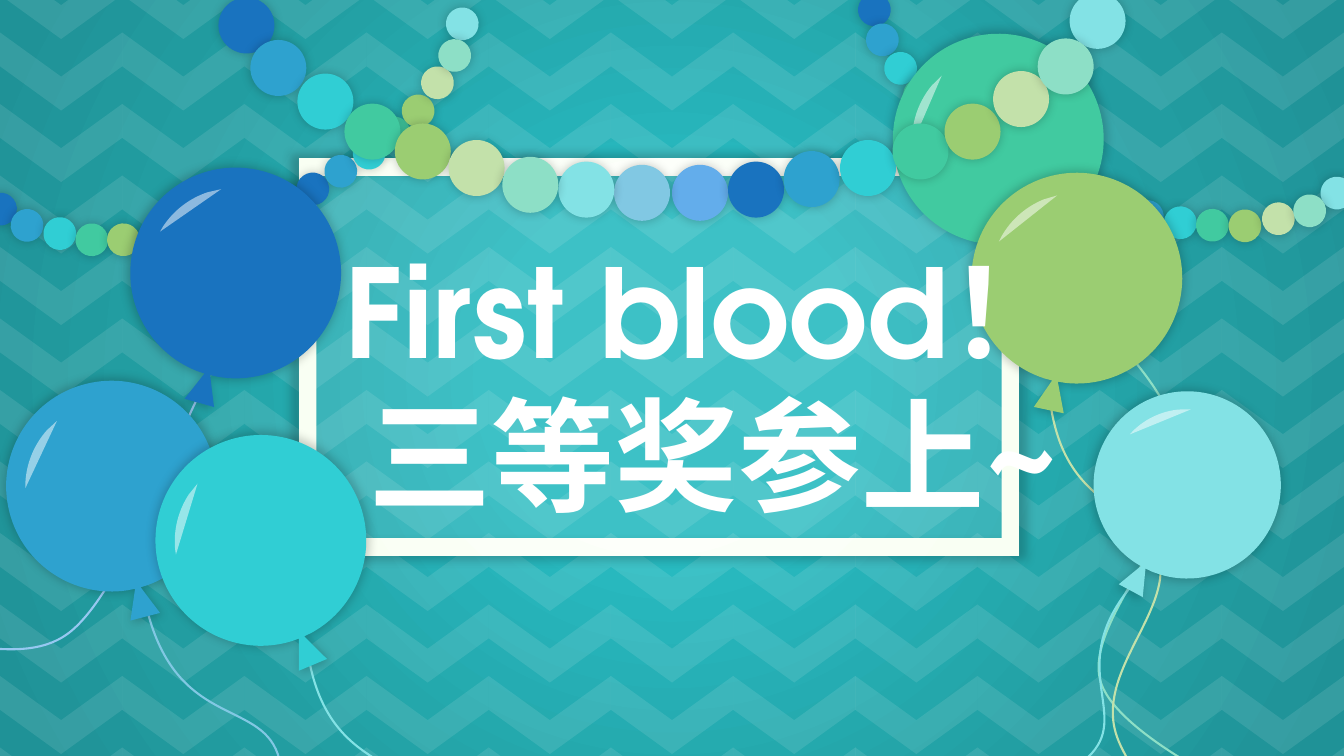
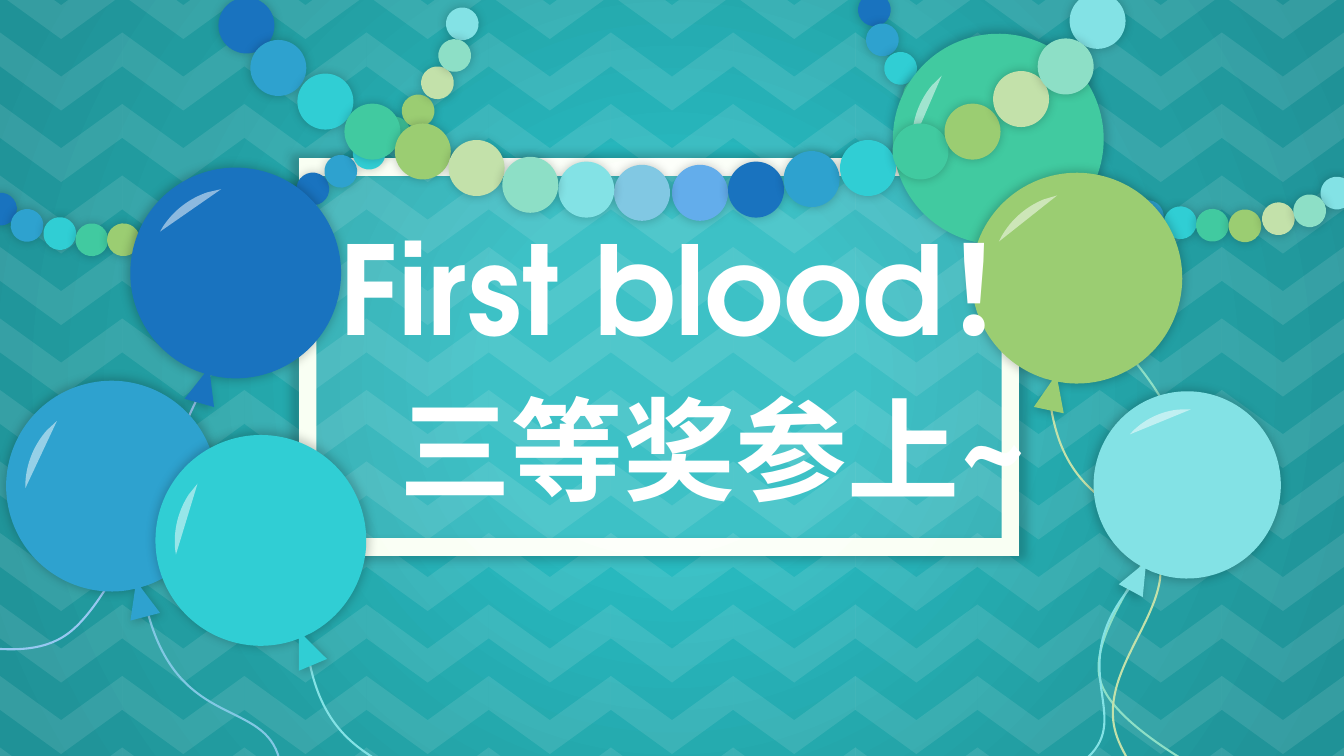
Before and after one commit to zhangzju/ExcelFixer, a slide deck: slide 5 of Main.pptx. Drawn at 1344x756 pixels with LibreOffice and Linux fonts; fonts in the diff are those of the drawing. Boxes give left, top, right and bottom in pixels: in the first picture for what was removed or moved away, otherwise in the second. Text is boxed around its words. In the diff, an @@ line names an element or a change of style, - is before the commit and + after.

```diff
--- a/Main.pptx
+++ b/Main.pptx
@@ text "First blood！": place and size @@
-text "First blood！" at (344, 224, 1072, 408)
+text "First blood！" at (339, 201, 1067, 385)
@@ text "三等奖参上~" at (400, 379, 1027, 520): size 88 to 80 pt @@
```
Also in this commit, not shown: 3 other slides changed, 2 slides added, 1 slide removed, 7 other files.
